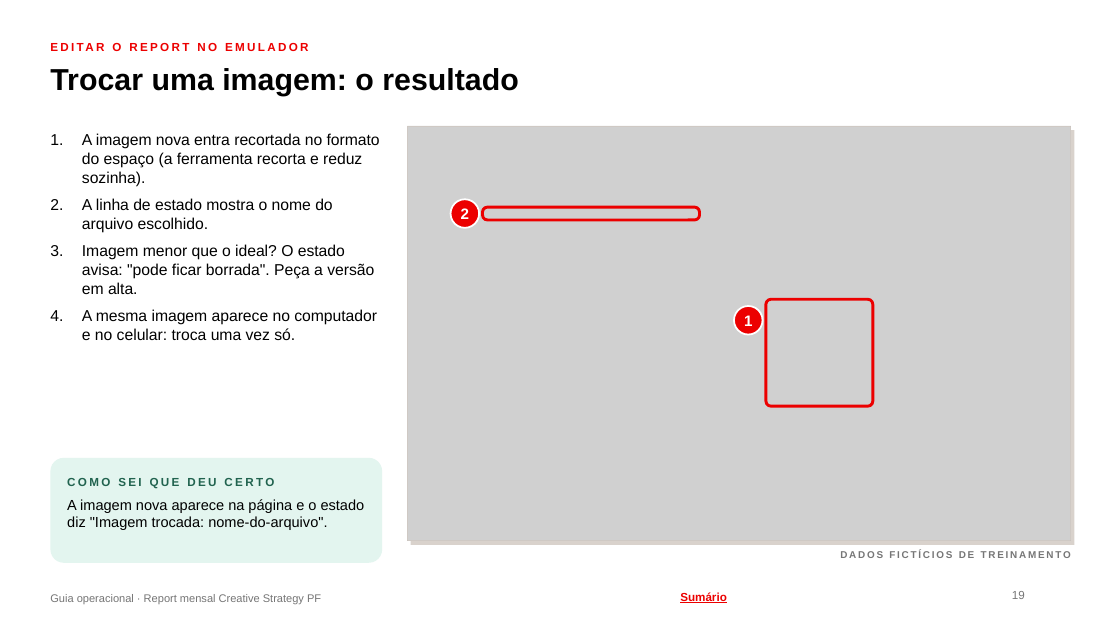
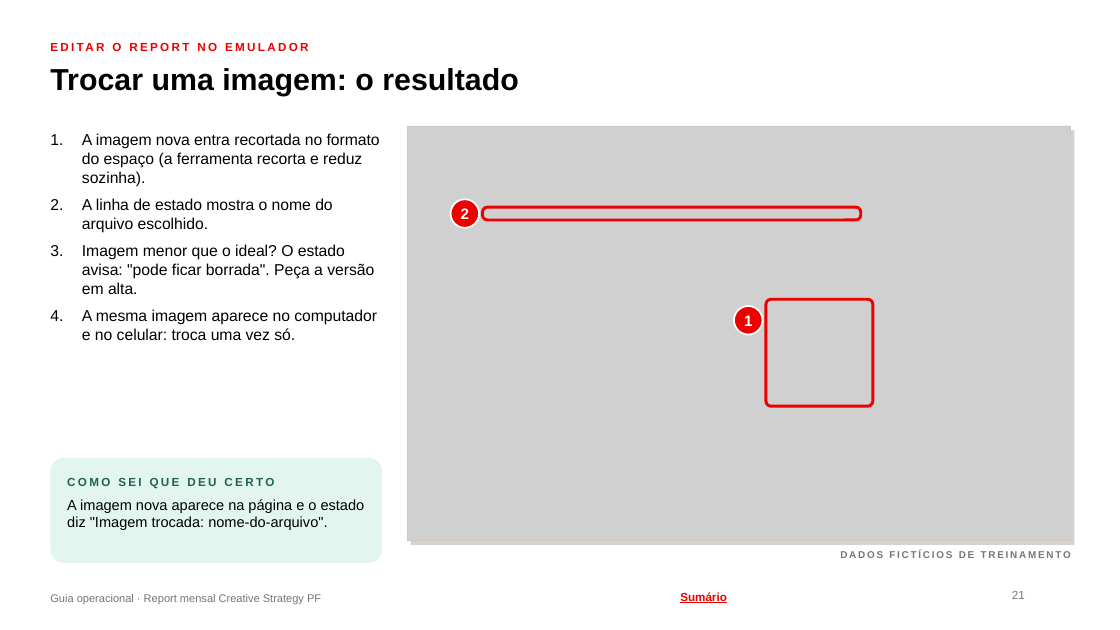
Before and after one commit to fabrizzioriccelli/report_mensal_st, a slide deck: slide 21 of kit/guia-operacional.pptx (slide 19 before the commit). Drawn at 1120x630 pixels with LibreOffice and Linux fonts; fonts in the diff are those of the drawing; grey boxes stand for pictures; background and template pictures are left out. Boxes give left, top, right and bottom in pixels: in the first picture for what was removed or moved away, otherwise in the second. Text is boxed around its words. In the diff, an @@ line names an element or a change of style, - is before the commit and + after.

```diff
--- a/kit/guia-operacional.pptx
+++ b/kit/guia-operacional.pptx
@@ rounded rectangle: place and size @@
-rounded rectangle at (482,208,699,220)
+rounded rectangle at (482,208,860,220)
@@ page number at (1012,591,1025,599): text changed @@
-19
+21
```
Also in this commit, not shown: 9 other slides changed, 2 slides added, 18 other files.
